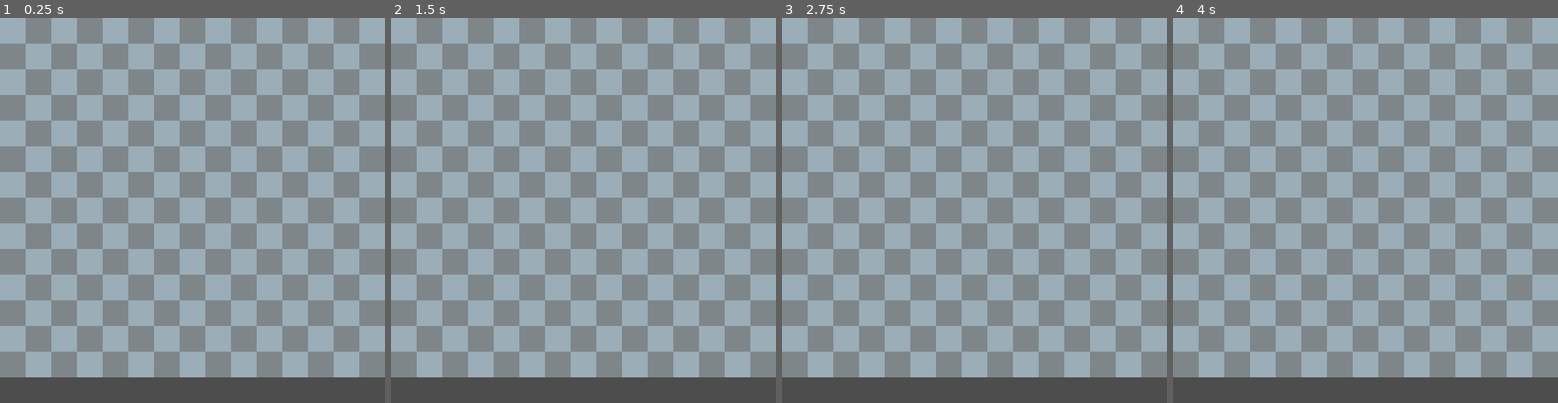
Above: before the commit, frames 1-4 (left to right).
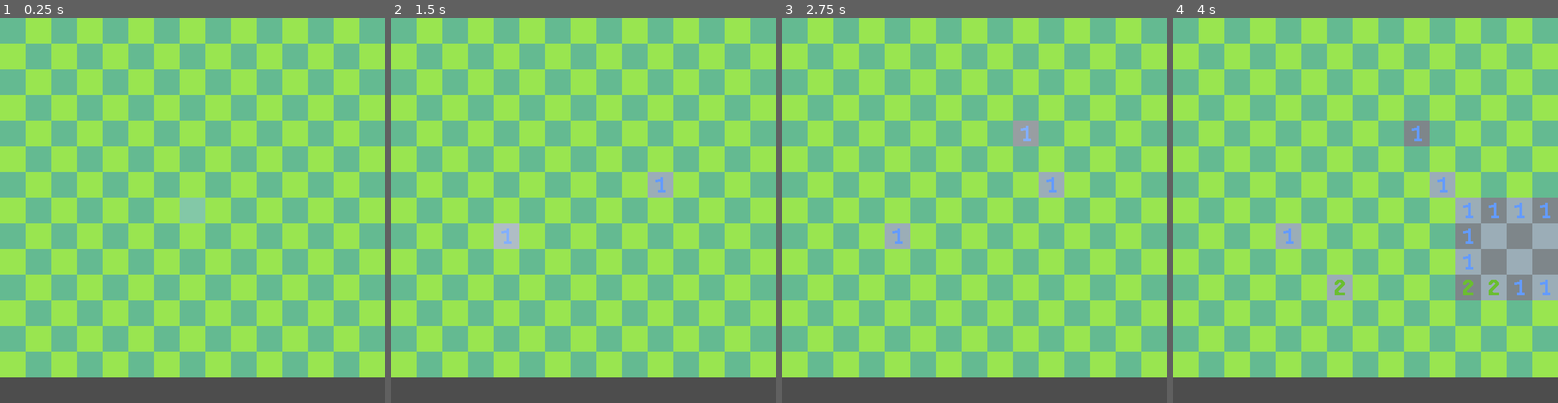
Above: after the commit, the same moments.

Repository: VladZodchey/sweeper
Game: Godot game, scene res://scenes/main.tscn
Same seed, same stepped clock (60 frames per second), same inputs: the game is played once before the commit and once after it. Before the commit the project has no main scene; this scene is started directly in both runs.
Inputs (mouse positions are in pixels of both pictures, inside the frame that each line leads up to):
- Up to frame 1 (0.25 s): no input
- Up to frame 2 (1.5 s): tap Enter at 0.5 s; move the mouse to (668, 191) at 0.52 s; click (668, 191) at 0.67 s; tap Space at 1.25 s; move the mouse to (506, 229) at 1.27 s; click (506, 229) at 1.42 s
- Up to frame 3 (2.75 s): tap Enter at 2 s; move the mouse to (1013, 125) at 2.02 s; click (1013, 125) at 2.17 s
- Up to frame 4 (4 s): tap Space at 2.75 s; move the mouse to (1346, 287) at 2.77 s; click (1346, 287) at 2.92 s; tap Enter at 3.5 s; move the mouse to (1481, 268) at 3.52 s; click (1481, 268) at 3.67 s

The runs differ from the first frame. In frame 1, 93% of the frame differs, in the area x 0-100%, y 0-94%; in frame 2, 93%; in frame 3, 93%; in frame 4, 85%.

Commit message:
Сделал базу

Diff:
--- /dev/null
+++ b/icon.svg
@@ -0,0 +1 @@
+<svg height="128" width="128" xmlns="http://www.w3.org/2000/svg"><rect x="2" y="2" width="124" height="124" rx="14" fill="#363d52" stroke="#212532" stroke-width="4"/><g transform="scale(.101) translate(122 122)"><g fill="#fff"><path d="M105 673v33q407 354 814 0v-33z"/><path fill="#478cbf" d="m105 673 152 14q12 1 15 14l4 67 132 10 8-61q2-11 15-15h162q13 4 15 15l8 61 132-10 4-67q3-13 15-14l152-14V427q30-39 56-81-35-59-83-108-43 20-82 47-40-37-88-64 7-51 8-102-59-28-123-42-26 43-46 89-49-7-98 0-20-46-46-89-64 14-123 42 1 51 8 102-48 27-88 64-39-27-82-47-48 49-83 108 26 42 56 81zm0 33v39c0 276 813 276 813 0v-39l-134 12-5 69q-2 10-14 13l-162 11q-12 0-16-11l-10-65H447l-10 65q-4 11-16 11l-162-11q-12-3-14-13l-5-69z"/><path d="M483 600c3 34 55 34 58 0v-86c-3-34-55-34-58 0z"/><circle cx="725" cy="526" r="90"/><circle cx="299" cy="526" r="90"/></g><g fill="#414042"><circle cx="307" cy="532" r="60"/><circle cx="717" cy="532" r="60"/></g></g></svg>
--- a/project.godot
+++ b/project.godot
@@ -11,6 +11,7 @@
 [application]
 
 config/name="Minesweeper"
+run/main_scene="res://scenes/main.tscn"
 config/features=PackedStringArray("4.2", "Forward Plus")
 config/icon="res://icon.svg"
 
--- /dev/null
+++ b/scenes/hud.tscn
@@ -0,0 +1,3 @@
+[gd_scene format=3 uid="uid://c148x70quvadq"]
+
+[node name="HUD" type="CanvasLayer"]
--- a/scenes/level.tscn
+++ b/scenes/level.tscn
@@ -31,15 +31,11 @@
 format = 2
 layer_0/name = "Mines"
 layer_1/name = "Numbers"
-layer_1/z_index = 1
 layer_1/tile_data = PackedInt32Array()
 layer_2/name = "Grass"
-layer_2/z_index = 2
 layer_2/tile_data = PackedInt32Array()
 layer_3/name = "Flags"
-layer_3/z_index = 3
 layer_3/tile_data = PackedInt32Array()
 layer_4/name = "Hover"
-layer_4/z_index = 4
 layer_4/tile_data = PackedInt32Array()
 script = ExtResource("2_3mtl8")
--- a/scenes/main.tscn
+++ b/scenes/main.tscn
@@ -1,9 +1,22 @@
-[gd_scene load_steps=2 format=3 uid="uid://xha8t3vt4ti"]
+[gd_scene load_steps=5 format=3 uid="uid://xha8t3vt4ti"]
 
 [ext_resource type="Texture2D" uid="uid://ch7aep2wti7ix" path="res://assets/Board-15-14.png" id="1_3o2as"]
+[ext_resource type="Script" path="res://scripts/game.gd" id="1_tng1t"]
+[ext_resource type="PackedScene" uid="uid://di8d52yfmhcli" path="res://scenes/level.tscn" id="3_jm3ei"]
+[ext_resource type="Script" path="res://scripts/SFX.gd" id="4_qxgm7"]
 
 [node name="Main" type="Node"]
+script = ExtResource("1_tng1t")
 
 [node name="board" type="Sprite2D" parent="."]
 texture = ExtResource("1_3o2as")
 offset = Vector2(375, 350)
+
+[node name="TileMap" parent="." instance=ExtResource("3_jm3ei")]
+
+[node name="AudioStreamPlayer" type="AudioStreamPlayer" parent="."]
+script = ExtResource("4_qxgm7")
+
+[connection signal="died" from="TileMap" to="AudioStreamPlayer" method="_on_died"]
+[connection signal="flagged" from="TileMap" to="AudioStreamPlayer" method="_on_flagged"]
+[connection signal="opened" from="TileMap" to="AudioStreamPlayer" method="_on_opened"]
--- /dev/null
+++ b/scripts/SFX.gd
@@ -0,0 +1,36 @@
+extends AudioStreamPlayer
+
+const explosion : AudioStreamWAV = preload("res://assets/Explosion.wav")
+
+const blip1 : AudioStreamWAV = preload("res://assets/Blip1.wav")
+const blip2 : AudioStreamWAV = preload("res://assets/Blip2.wav")
+const blip3 : AudioStreamWAV = preload("res://assets/Blip3.wav")
+
+const select : AudioStreamWAV = preload("res://assets/Select.wav")
+
+const flag : AudioStreamWAV = preload("res://assets/Flag.wav")
+
+func _on_died():
+	stream = explosion
+	play()
+
+
+func _on_opened():
+	var sound_id = randi_range(1, 3)
+	match sound_id:
+		1:
+			stream = blip1
+			play()
+		2:
+			stream = blip2
+			play()
+		3:
+			stream = blip3
+			play()
+		_:
+			print("ERROR LOADING SOUNDS")
+
+
+func _on_flagged():
+	stream = flag
+	play()
--- /dev/null
+++ b/scripts/game.gd
@@ -0,0 +1,14 @@
+extends Node
+# !СКРИПТ ДЛЯ ИГРЫ!
+
+# Данные
+const TOTAL_MINES : int = 35
+
+# void Start() из юнити
+func _ready():
+	pass
+
+
+# void Update() из юнити
+func _process(delta):
+	pass
--- a/scripts/sweeper.gd
+++ b/scripts/sweeper.gd
@@ -1,25 +1,149 @@
 extends TileMap
+# !СКРИПТ ДЛЯ ДОСКИ!
 
-# Grid vars
+# Кол-во колонок и рядов + размер тайла
 const ROWS : int = 14
 const COLS : int = 15
 const CELL_SIZE : int = 50
 
-# Tilemap vars
+# Айди тайлов
 var tile_id : int = 0
 
-# Layer vars
+signal died
+signal opened
+signal flagged
+
+# Номера слоёв
 var mine_layer : int = 0
 var number_layer : int = 1
 var grass_layer : int = 2
 var flag_layer : int = 3
 var hover_layer : int = 4
 
-# Called when the node enters the scene tree for the first time.
+# Номера атласа
+var mine_atlas := Vector2i(4, 0)
+var number_atlas : Array = generate_num_atlas()
+var hover_atlas := Vector2i(6, 0)
+var flag_atlas := Vector2i(5, 0)
+
+# Массивы
+var mine_coords := []
+
+func generate_num_atlas():
+	var a := []
+	for i in range(8):
+		a.append(Vector2i(i, 1))
+	return a
+
+# void Start() из юнити
 func _ready():
-	pass # Replace with function body.
+	new_game()
 
+# Создаёт поле
+func new_game():
+	clear()
+	mine_coords.clear()
+	populate_mines()
+	generate_numbers()
+	cover_grass()
 
-# Called every frame. 'delta' is the elapsed time since the previous frame.
+# Заполняет поле минами
+func populate_mines():
+	for i in range(get_parent().TOTAL_MINES):
+		var mine_pos = Vector2i(randi_range(0, COLS-1), randi_range(0, ROWS-1))
+		while mine_coords.has(mine_pos):
+			mine_pos = Vector2i(randi_range(0, COLS-1), randi_range(0, ROWS-1))
+		mine_coords.append(mine_pos)
+		# Спавн мины
+		set_cell(mine_layer, mine_pos, tile_id, mine_atlas)
+
+# Ставит цифры рядом с минами
+func generate_numbers():
+	for i in get_empty_cells():
+		var mine_count : int = 0
+		for j in get_surrounding(i):
+			if is_mine(j):
+				mine_count += 1
+		if mine_count > 0:
+			set_cell(number_layer, i, tile_id, number_atlas[mine_count - 1])
+func get_empty_cells():
+	var empty_cells := []
+	for y in range(ROWS):
+		for x in range(COLS):
+			if not is_mine(Vector2i(x, y)):
+				empty_cells.append(Vector2i(x, y))
+	return empty_cells
+func get_surrounding(centre):
+	var surrounding_cells := []
+	var target_cell
+	for y in range(3):
+		for x in range(3):
+			target_cell = centre + Vector2i(x - 1, y - 1)
+			if target_cell != centre:
+				if (target_cell.x >= 0 and target_cell.x <= COLS - 1 and target_cell.y >= 0 and target_cell.y <= ROWS - 1):
+					surrounding_cells.append(target_cell)
+	return surrounding_cells
+
+# Накрывает карту травой
+func cover_grass():
+	for y in range(ROWS):
+		for x in range(COLS):
+			set_cell(grass_layer, Vector2i(x, y), tile_id, Vector2i(3 - ((x + y) % 2), 0))
+
+func _input(event):
+	if event is InputEventMouseButton:
+		if event.position.y < ROWS * CELL_SIZE:
+			var map_position = local_to_map(event.position)
+			if event.button_index == MOUSE_BUTTON_LEFT and event.pressed:
+				if not is_flag(map_position):
+					if is_mine(map_position):
+						died.emit()
+						print("Game is over!")
+					else:
+						process_lmb(map_position)
+			elif event.button_index == MOUSE_BUTTON_RIGHT and event.pressed:
+				process_rmb(map_position)
+func process_rmb(pos):
+	if is_grass(pos):
+		if is_flag(pos):
+			erase_cell(flag_layer, pos)
+		else:
+			set_cell(flag_layer, pos, tile_id, flag_atlas)
+		flagged.emit()
+func process_lmb(pos):
+	var revealed := []
+	var to_reveal := [pos]
+	while not to_reveal.is_empty():
+		erase_cell(grass_layer, to_reveal[0])
+		erase_cell(flag_layer, to_reveal[0])
+		revealed.append(to_reveal[0])
+		if not is_number(to_reveal[0]):
+			to_reveal = reveal_cells(to_reveal, revealed)
+		to_reveal.erase(to_reveal[0])
+	opened.emit()
+func reveal_cells(to_reveal, revealed):
+	for i in get_surrounding(to_reveal[0]):
+		if not revealed.has(i):
+			if not to_reveal.has(i):
+				to_reveal.append(i)
+	return(to_reveal)
+# void Update() из юнити
 func _process(delta):
-	pass
+	highlight_cell()
+func highlight_cell():
+	var mouse_pos := local_to_map(get_local_mouse_position())
+	clear_layer(hover_layer)
+	if is_grass(mouse_pos):
+		set_cell(hover_layer, mouse_pos, tile_id, hover_atlas)
+	else:
+		if is_number(mouse_pos):
+			set_cell(hover_layer, mouse_pos, tile_id, hover_atlas)
+# Проверки по тайлам
+func is_mine(pos):
+	return get_cell_source_id(mine_layer, pos) != -1
+func is_grass(pos):
+	return get_cell_source_id(grass_layer, pos) != -1
+func is_number(pos):
+	return get_cell_source_id(number_layer, pos) != -1
+func is_flag(pos):
+	return get_cell_source_id(flag_layer, pos) != -1
Not shown, added: assets/Blip1.wav.import
Not shown, added: assets/Blip2.wav.import
Not shown, added: assets/Blip3.wav.import
Not shown, added: assets/Explosion.wav.import
Not shown, added: assets/Flag.wav.import
Not shown, added: assets/Select.wav.import
Not shown, added: icon.svg.import
Not shown, changed: README.md
Not shown, added: assets/Blip1.wav
Not shown, added: assets/Blip2.wav
Not shown, added: assets/Blip3.wav
Not shown, added: assets/Explosion.wav
(and 2 more such lines)
